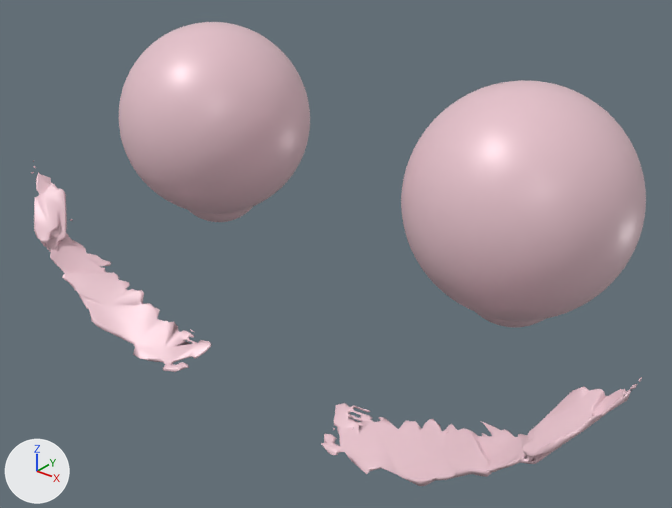
An edit to the glTF model public/anatomy/orbite-organes.glb, drawn before and after from the same camera.
Before and after are seen from a 50 mm lens placed at (78.5, -1629.7, -111.2), pointed at (1.7, -1533.7, -170.7). Every picture has the same lights, and +X, +Y and +Z are marked at lower left. The older version comes first. Where no turn or scale is listed for an object, it has been applied to the vertices.

In view in the first picture: 'globe_oculaire', 'sourcils_ensemble'.
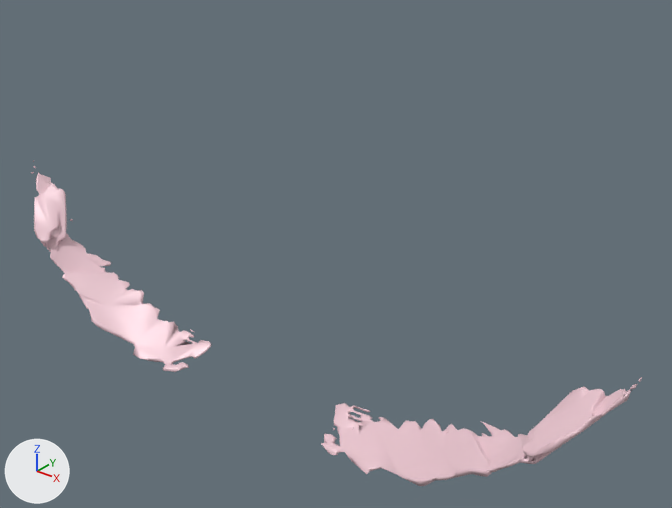
The edits, one by one:
Object 'globe_oculaire' (ob_globe_oculaire) is deleted.

Boxes (x1, y1, x2, y2) around the edits, measured in the pictures (672 x 508 px):
'globe_oculaire', deleted (pale pink): before (119, 22, 646, 327)
